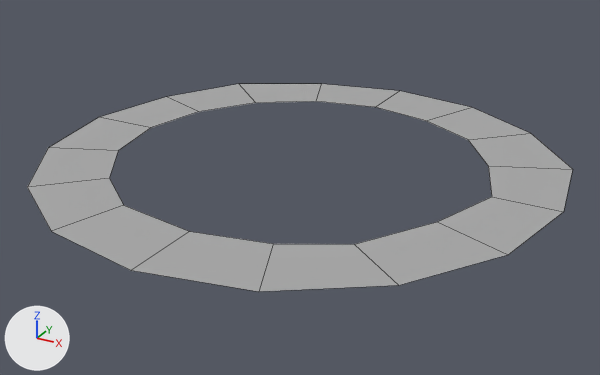
The FBX model Assets/Pruebas de arte/PlayerAtk_2 vfxmodel.fbx, before and after one commit.
Camera for both pictures: a 50 mm camera at (0.0394, -0.0714, 0.0384) aimed at (0.0007, -0.001, 0.0032). The axes (+X, +Y, +Z) are drawn at lower left. The lights are the same throughout. Mesh edges are drawn as thin lines. Where no turn or scale is listed for an object, it has been applied to the vertices.

Before the edit, the objects in view are built like this:
```python
me_mesh = bpy.data.meshes.new('Mesh')
me_mesh.from_pydata(...)  # 32 vertices, 16 faces; spans x -0.0274..0.0274, y -0.0274..0.0274, z 0.0
me_mesh.materials.append(mat_standardsurface1)  # grey #aaaaaa
# before: 3 (0.0, 0.0196, 0.0) at pixel (375, 107), 4 (-0.0075, 0.0181, 0.0) at pixel (316, 101), 5 (-0.0138, 0.0138, 0.0) at pixel (255, 102), 6 (-0.0181, 0.0075, 0.0) at pixel (198, 111), 7 (-0.0196, 0.0, 0.0) at pixel (150, 127)
# before: 8 (-0.0181, -0.0075, 0.0) at pixel (118, 150), 19 (0.0, 0.0274, 0.0) at pixel (399, 90), 20 (-0.0105, 0.0253, 0.0) at pixel (321, 83), 21 (-0.0203, 0.0199, 0.0) at pixel (238, 83), 22 (-0.0253, 0.0105, 0.0) at pixel (166, 96)
# before: 23 (-0.0274, 0.0, 0.0) at pixel (98, 117), 24 (-0.0253, -0.0105, 0.0) at pixel (48, 147)
ob_torus_atk_2 = bpy.data.objects.new('Torus_Atk_2', me_mesh)
ob_torus_atk_2.location = (0.0, 0.0, 0.00604)
```
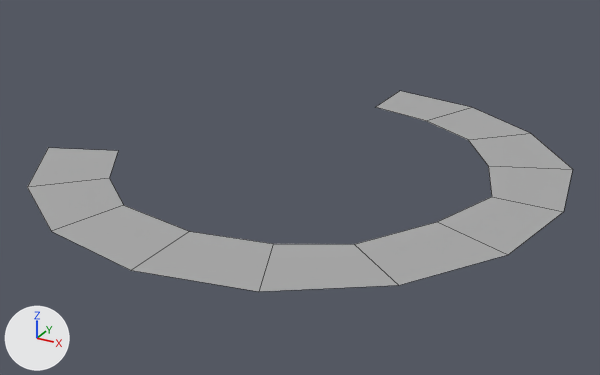
Where the newer file only moved an object's origin or applied its transform, the numbers keep the older frame.

Location of each change, (x1, y1, x2, y2) in pixels of the pictures (600 x 375 px):
'Torus_Atk_2', reshaped
    before: (27, 84, 573, 292)
    after: (27, 91, 573, 292)
part 1 of me_mesh, deleted
    before: (49, 84, 399, 151)

What changed in the scene script:
```text
Change me_mesh:
    where me_mesh.from_pydata(...)  # 32 vertices, 16 faces; spans x -0.0274..0.0274, y -0.0274..0.0274, z 0.0
    used by ob_torus_atk_2; location = (0.0, 0.0, 0.00604)
    verts and faces of me_mesh; kept vertices keep their numbers, new ones are numbered from 32
    me_mesh part 1
    add delete_vertices([*range(4, 8), *range(20, 24)])  # with the faces that use them
```
